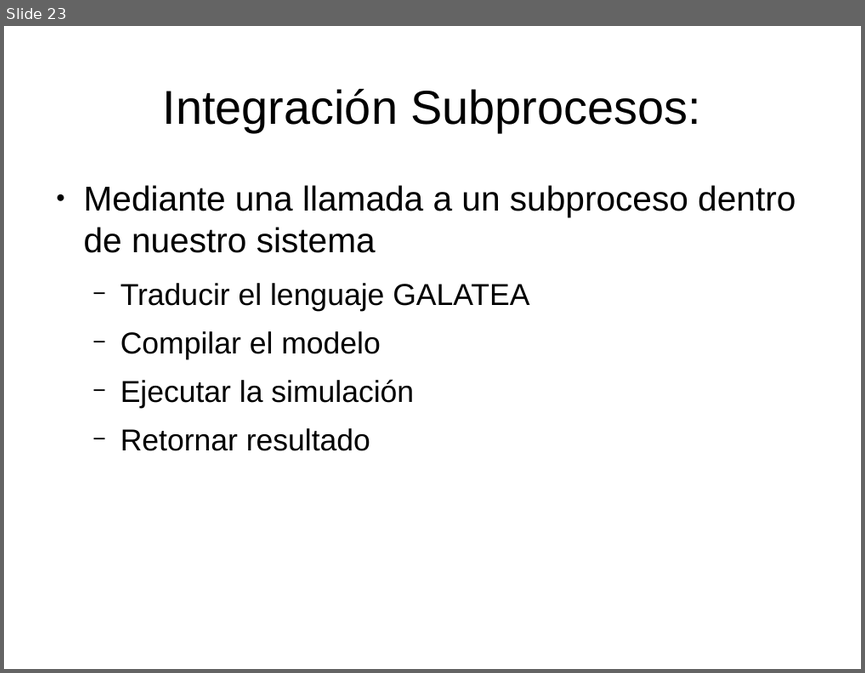
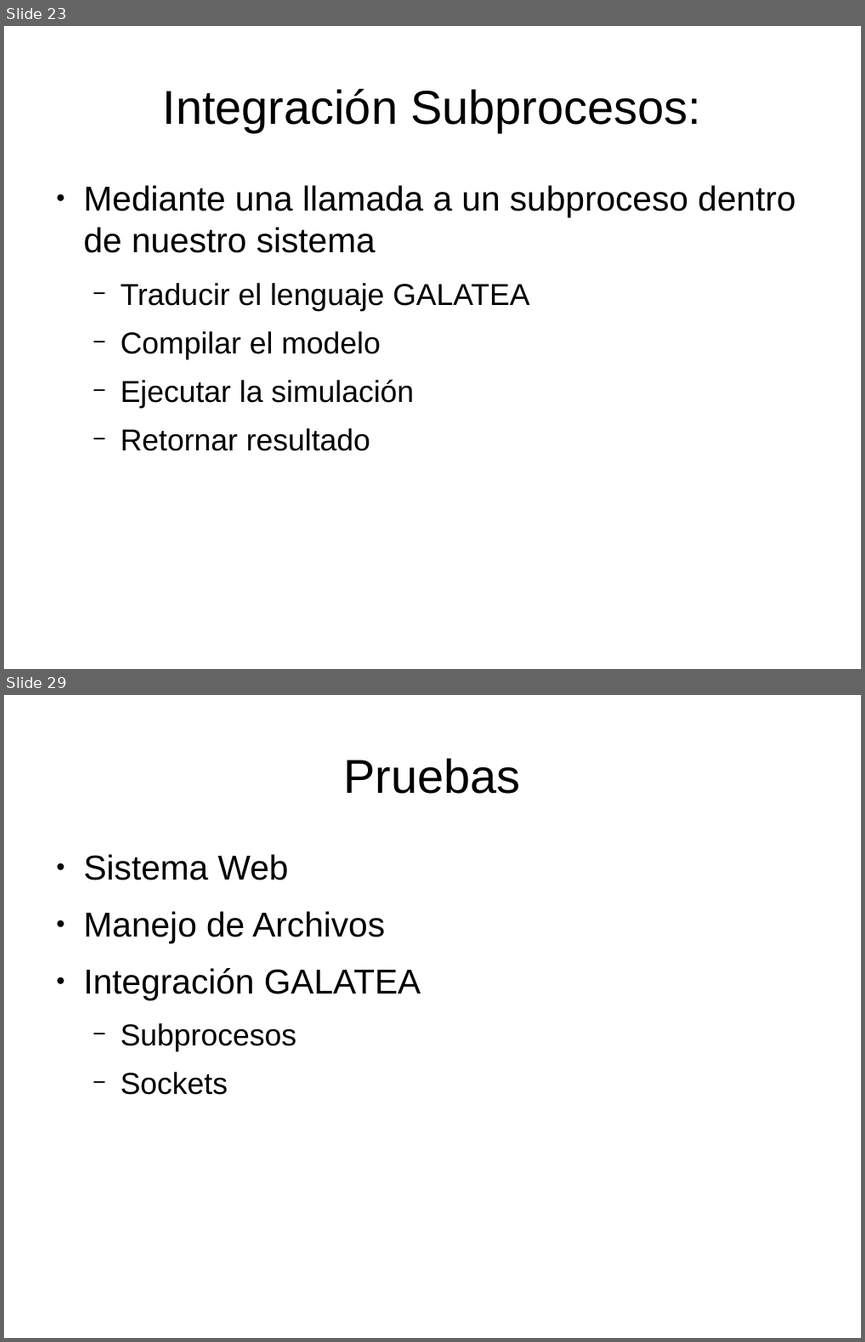
Before and after one commit to velasquezerik/tesis-doc, a slide deck: Presentacion/Presentacion Tesis.odp. Shown one above the other, each under a label of ours: slide 23 before the commit, slides 23 and 29 after it; the slides between them are not shown. The pictures are 865x673 and 865x1342 pixels, drawn with LibreOffice and Linux fonts; fonts in the diff are those of the drawing. Boxes give left, top, right and bottom in pixels: in the first picture for what was removed or moved away, otherwise in the second. Text is boxed around its words. In the diff, an @@ line names an element or a change of style, - is before the commit and + after.

```diff
--- a/Presentacion/Presentacion Tesis.odp
+++ b/Presentacion/Presentacion Tesis.odp
@@ slide 29 added at box(4, 695, 861, 1338), background #FFFFFF @@
@@ title added at box(344, 758, 521, 794), 44 pt, text #000000 @@
+Pruebas
@@ text added at box(84, 854, 420, 1095), 32 pt, text #000000 @@
+● Sistema Web
+● Manejo de Archivos
+● Integración GALATEA
+  − Subprocesos
+  − Sockets
```
Also in this commit, not shown: 12 other slides added, 4 other files.
